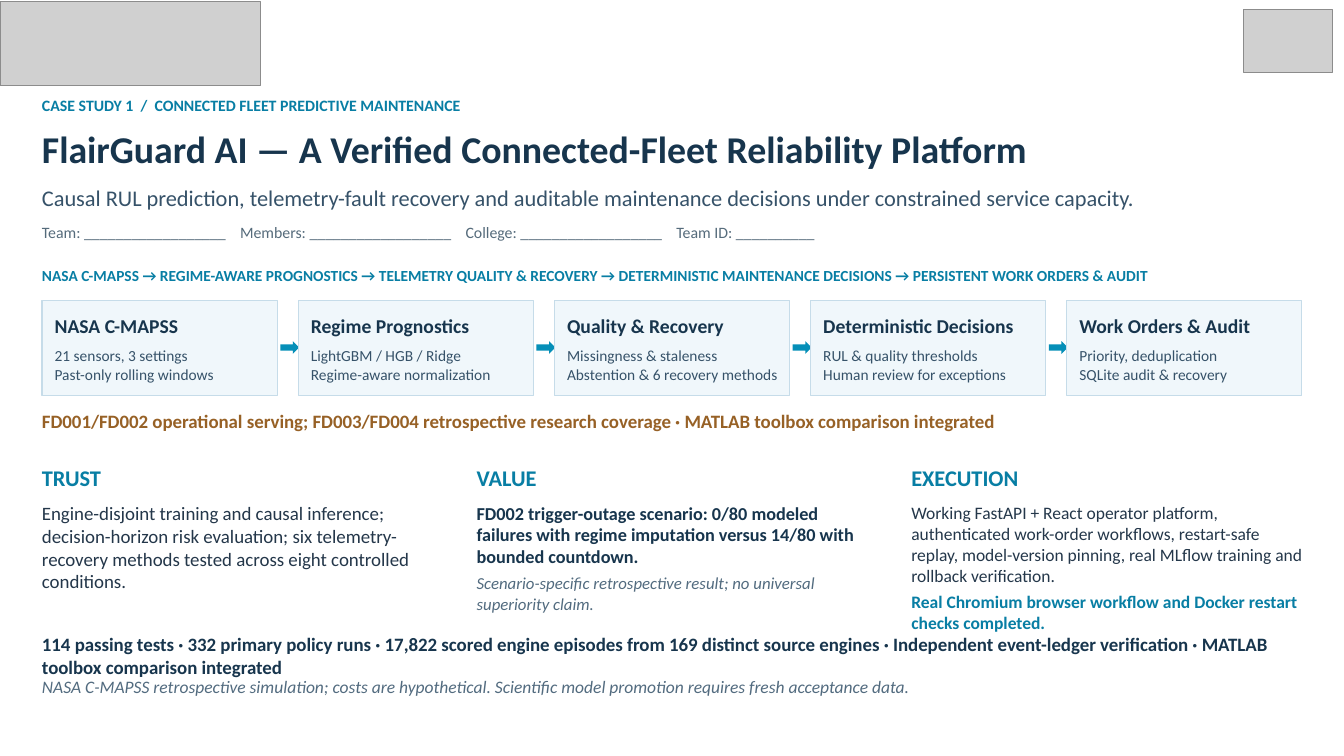
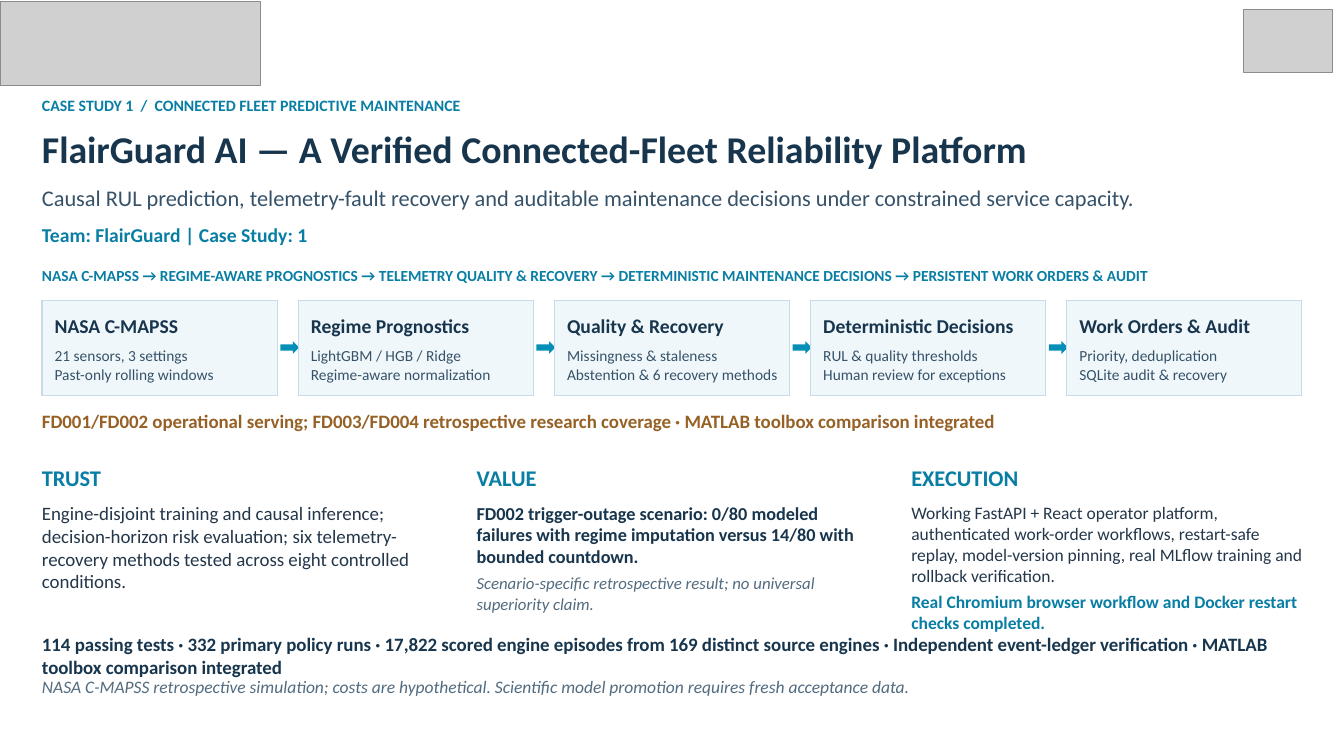
Before and after one commit to Shaunakrane914/FlairGuard, a slide deck: slide 1 of deliverables/qualification-2026-11-01/FlairGuard_Qualification.pptx. Drawn at 1344x756 pixels with LibreOffice and Linux fonts; fonts in the diff are those of the drawing; grey boxes stand for pictures. Boxes give left, top, right and bottom in pixels: in the first picture for what was removed or moved away, otherwise in the second. Text is boxed around its words. In the diff, an @@ line names an element or a change of style, - is before the commit and + after.

Commit message:
docs(presentation): simplify identification line to compact Team: FlairGuard | Case Study: 1

```diff
--- a/deliverables/qualification-2026-11-01/FlairGuard_Qualification.pptx
+++ b/deliverables/qualification-2026-11-01/FlairGuard_Qualification.pptx
@@ text at (x1=42, y1=228, x2=307, y2=245): text changed; size 11.2 to 14 pt; text colour #556B7B to #087EA4; bold on @@
-Team: __________________ Members: __________________ College: __________________ Team ID: __________
+Team: FlairGuard | Case Study: 1
```
Also in this commit, not shown: 3 other files.
